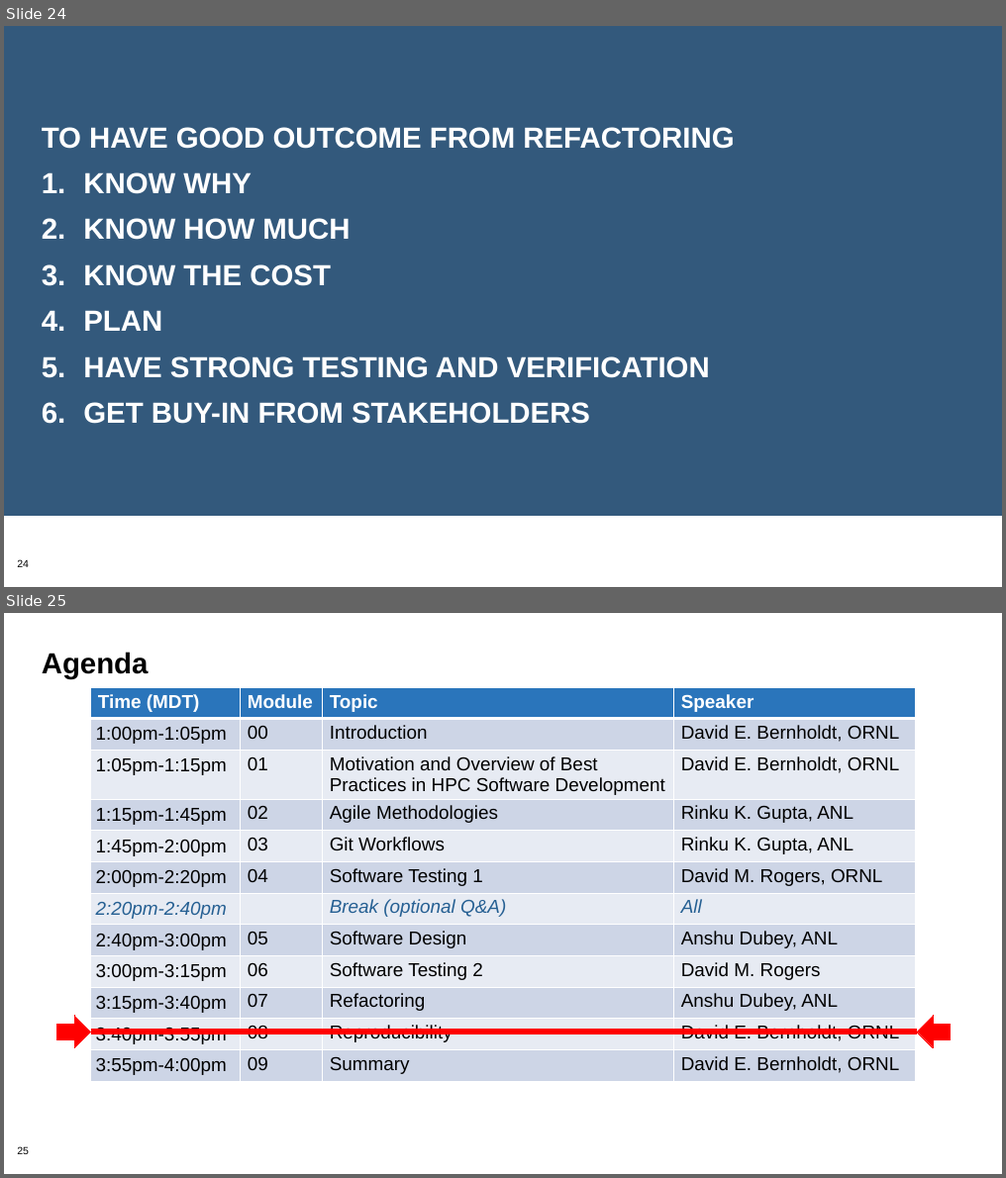
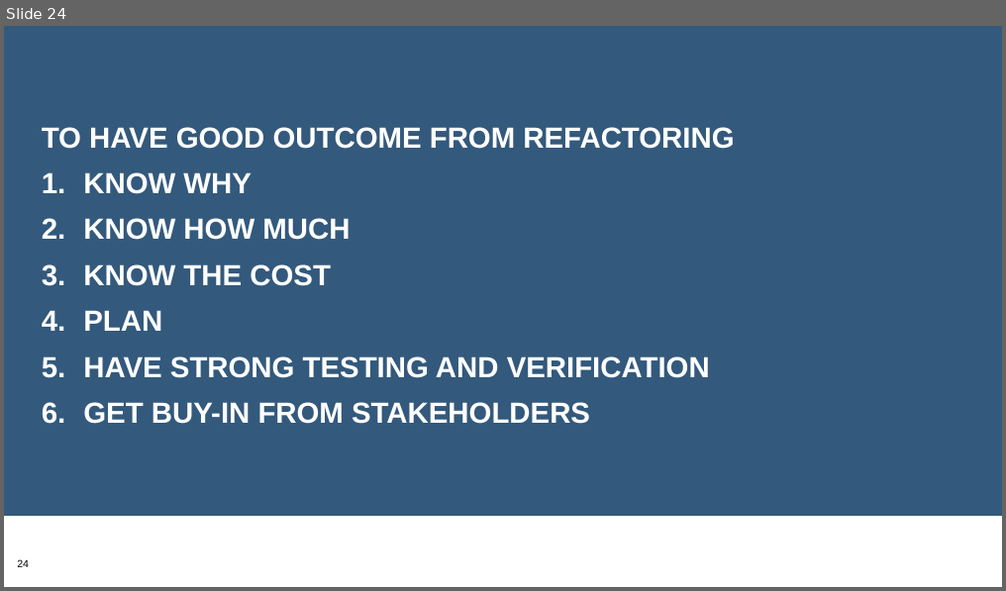
Before and after one commit to bssw-tutorial/presentations, a slide deck: refactoring.pptx. Shown one above the other, each under a label of ours: slides 24 and 25 before the commit, slide 24 after it. The pictures are 1006x1178 and 1006x591 pixels, drawn with LibreOffice and Linux fonts; fonts in the diff are those of the drawing; background and template pictures are left out. Boxes give left, top, right and bottom in pixels: in the first picture for what was removed or moved away, otherwise in the second. Text is boxed around its words. In the diff, an @@ line names an element or a change of style, - is before the commit and + after.

```diff
--- a/refactoring.pptx
+++ b/refactoring.pptx
@@ slide 25 removed at <box>4,613,1002,1174</box>, background #FFFFFF; not listed: 1 template element that a slide beside it also shows @@
@@ title removed at <box>42,652,149,679</box> @@
-Agenda
@@ table removed at <box>90,688,916,1099</box>, 12 rows, 4 columns @@
-Time (MDT) | Module | Topic | Speaker
-1:00pm-1:05pm | 00 | Introduction | David E. Bernholdt, ORNL
-1:05pm-1:15pm | 01 | Motivation and Overview of Best Practices in HPC Software Development | David E. Bernholdt, ORNL
-1:15pm-1:45pm | 02 | Agile Methodologies | Rinku K. Gupta, ANL
-1:45pm-2:00pm | 03 | Git Workflows | Rinku K. Gupta, ANL
-2:00pm-2:20pm | 04 | Software Testing 1 | David M. Rogers, ORNL
-2:20pm-2:40pm |  | Break (optional Q&A) | All
-2:40pm-3:00pm | 05 | Software Design | Anshu Dubey, ANL
-3:00pm-3:15pm | 06 | Software Testing 2 | David M. Rogers
-3:15pm-3:40pm | 07 | Refactoring | Anshu Dubey, ANL
-3:40pm-3:55pm | 08 | Reproducibility | David E. Bernholdt, ORNL
-3:55pm-4:00pm | 09 | Summary | David E. Bernholdt, ORNL
@@ right arrow removed at <box>57,1016,91,1048</box> @@
@@ right arrow removed at <box>917,1016,950,1048</box> @@
@@ line removed from (91, 1032) to (917, 1032) @@
```
Also in this commit, not shown: 6 other files.
